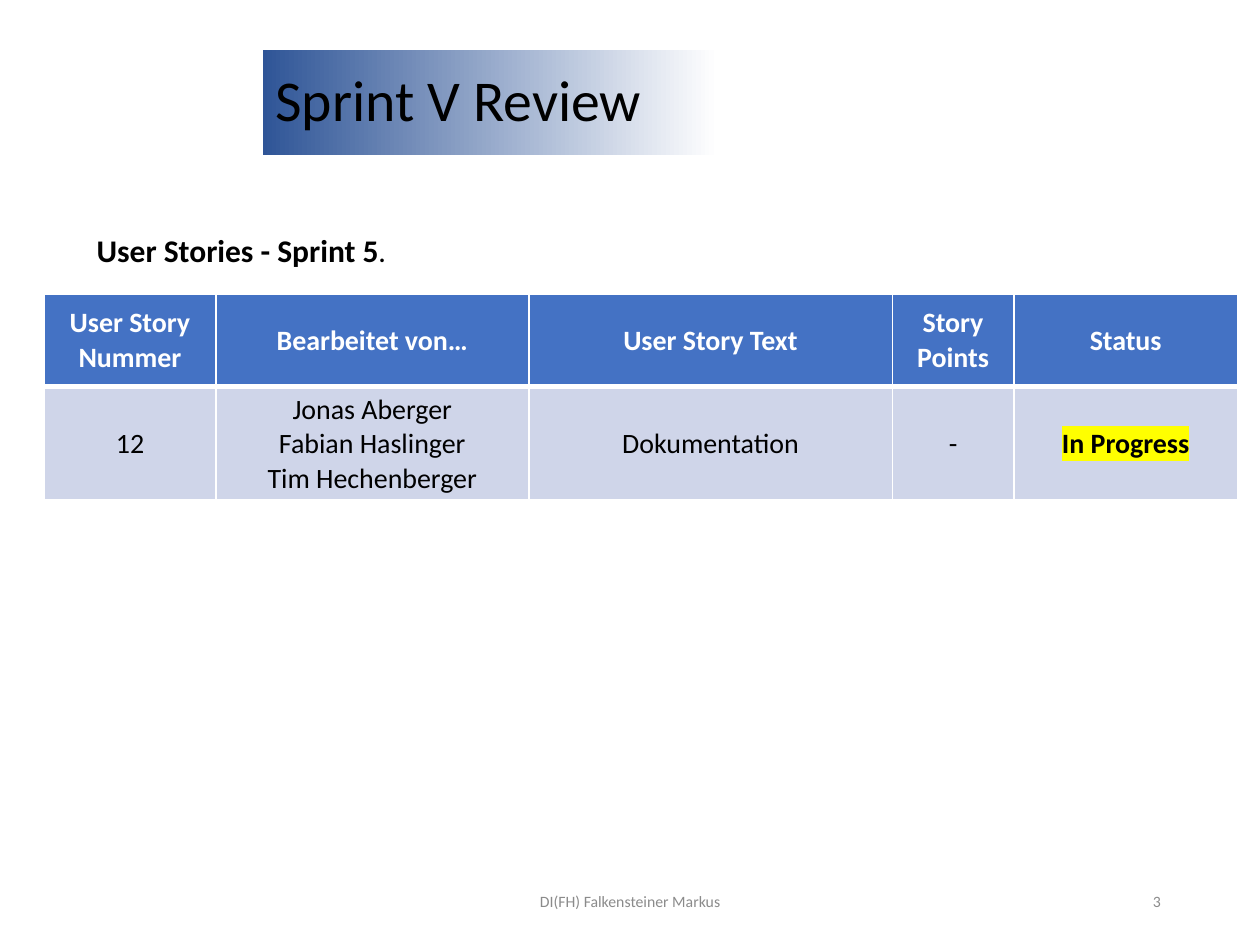
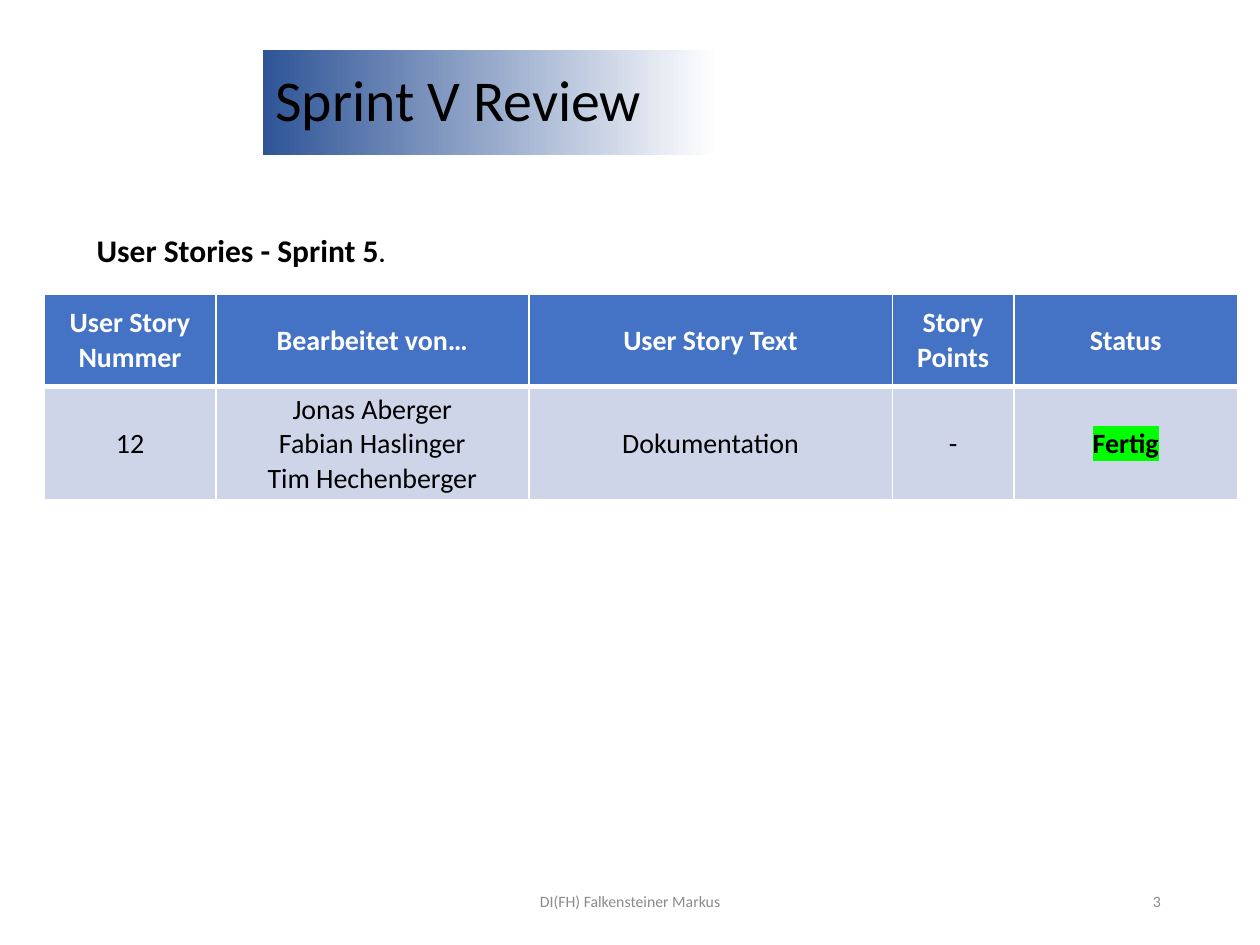
Before and after one commit to jonasaberger/SYP4_MBOT_G1, a slide deck: slide 3 of 02_Backend/!_Docs/INF4_SYP_Gruppe1_Abschlusspräsentation.pptx. Drawn at 1260x945 pixels with LibreOffice and Linux fonts; fonts in the diff are those of the drawing; background and template pictures are left out. Boxes give left, top, right and bottom in pixels: in the first picture for what was removed or moved away, otherwise in the second. Text is boxed around its words. In the diff, an @@ line names an element or a change of style, - is before the commit and + after.

Commit message:
Update Abschlusspräsentation

```diff
--- a/02_Backend/!_Docs/INF4_SYP_Gruppe1_Abschlusspräsentation.pptx
+++ b/02_Backend/!_Docs/INF4_SYP_Gruppe1_Abschlusspräsentation.pptx
@@ table at [44,294,1237,499] @@
-row 2, column 5: In Progress
+row 2, column 5: Fertig
```
